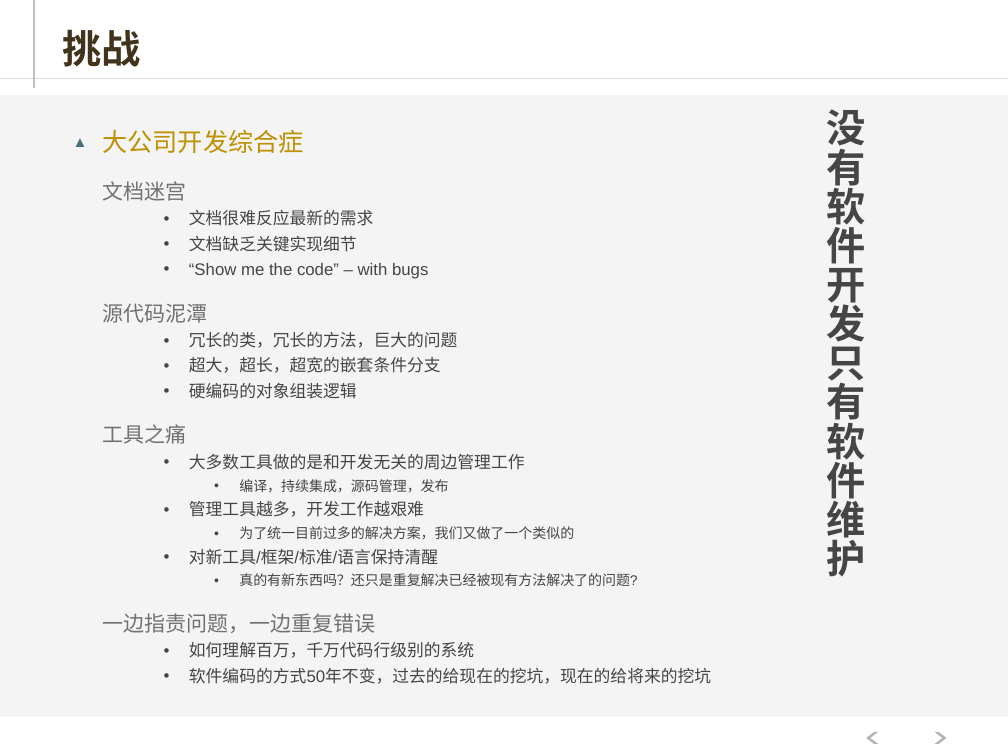
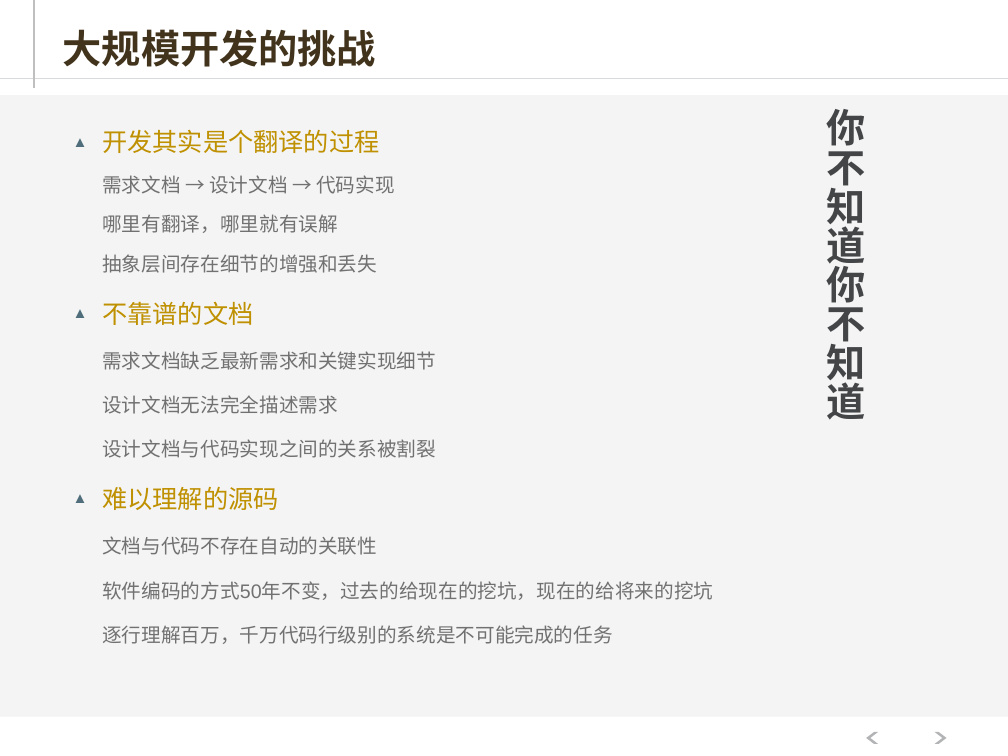
Before and after one commit to hejiehui/xross-tools-installer, a slide deck: slide 9 of doc/X-Series - 中文.pptx. Drawn at 1008x756 pixels with LibreOffice and Linux fonts; fonts in the diff are those of the drawing. Boxes give left, top, right and bottom in pixels: in the first picture for what was removed or moved away, otherwise in the second. Text is boxed around its words. In the diff, an @@ line names an element or a change of style, - is before the commit and + after.

```diff
--- a/doc/X-Series - 中文.pptx
+++ b/doc/X-Series - 中文.pptx
@@ title at box(63, 29, 376, 67): text changed @@
-挑战
+大规模开发的挑战
@@ text removed at box(827, 109, 866, 577) @@
-没有软件开发只有软件维护
@@ text added at box(827, 109, 866, 419), 28 pt, text #434547, bold @@
+你不知道你不知道
@@ text at box(102, 129, 436, 555): text changed; size 12 to 14 pt; text colour #434547 to #717171 @@
-▲ 大公司开发综合症
-    文档迷宫
-    • 文档很难反应最新的需求
-    • 文档缺乏关键实现细节
-    • “Show me the code” – with bugs
-    源代码泥潭
-    • 冗长的类，冗长的方法，巨大的问题
-    • 超大，超长，超宽的嵌套条件分支
-    • 硬编码的对象组装逻辑
-    工具之痛
-    • 大多数工具做的是和开发无关的周边管理工作
-      • 编译，持续集成，源码管理，发布
-    • 管理工具越多，开发工作越艰难
-      • 为了统一目前过多的解决方案，我们又做了一个类似的
-    • 对新工具/框架/标准/语言保持清醒
-      • 真的有新东西吗？还只是重复解决已经被现有方法解决了的问题?
-    一边指责问题，一边重复错误
-    • 如何理解百万，千万代码行级别的系统
+▲ 开发其实是个翻译的过程
+    需求文档 → 设计文档 → 代码实现
+    哪里有翻译，哪里就有误解
+    抽象层间存在细节的增强和丢失
+▲ 不靠谱的文档
+    需求文档缺乏最新需求和关键实现细节
+    设计文档无法完全描述需求
+    设计文档与代码实现之间的关系被割裂
+▲ 难以理解的源码
+    文档与代码不存在自动的关联性
@@ text at box(102, 581, 713, 600): size 12 to 14 pt, text colour #434547 to #717171 in "软件编码的方式50年不变，过去的给现在的挖坑，现在的给将来的挖坑"; alignment left to justified; bullet • to  ; list level 3 to 2 in "软件编码的方式50年不变，过去的给现在的挖坑，现在的给将来的挖坑"; line spacing 0.9 to 1.4 @@
@@ text at box(102, 625, 612, 644): paragraph added @@
+    逐行理解百万，千万代码行级别的系统是不可能完成的任务
```
Also in this commit, not shown: 27 other slides changed, 11 slides added, 9 slides removed, 1 other file.
